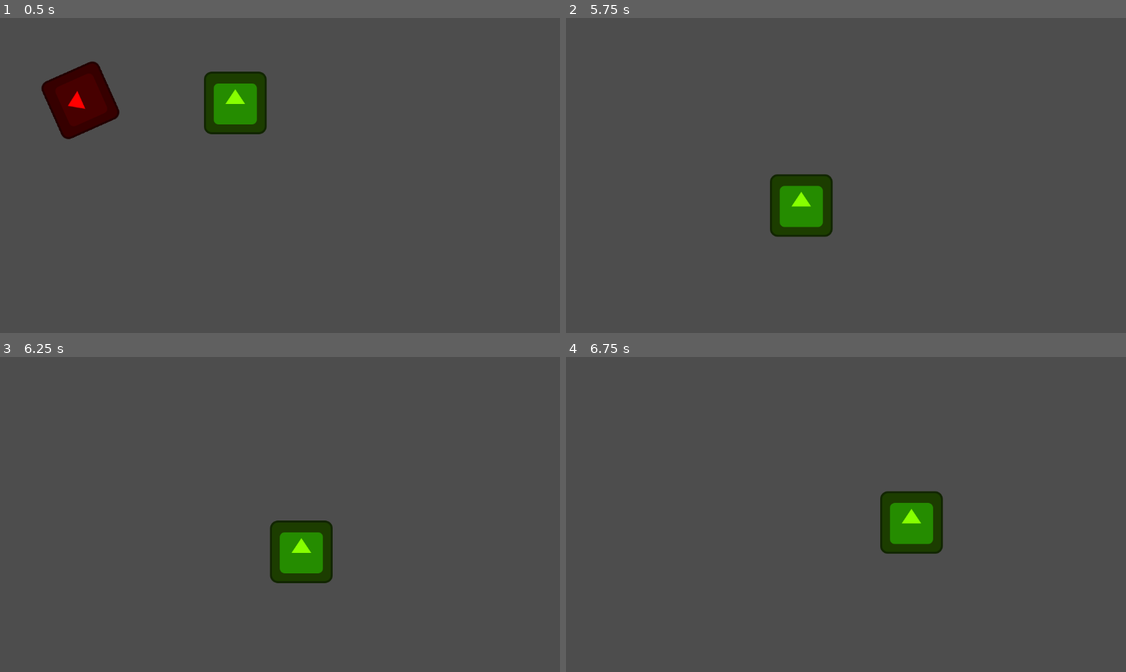
Above: before the commit, frames 1-4 (two rows, left to right).
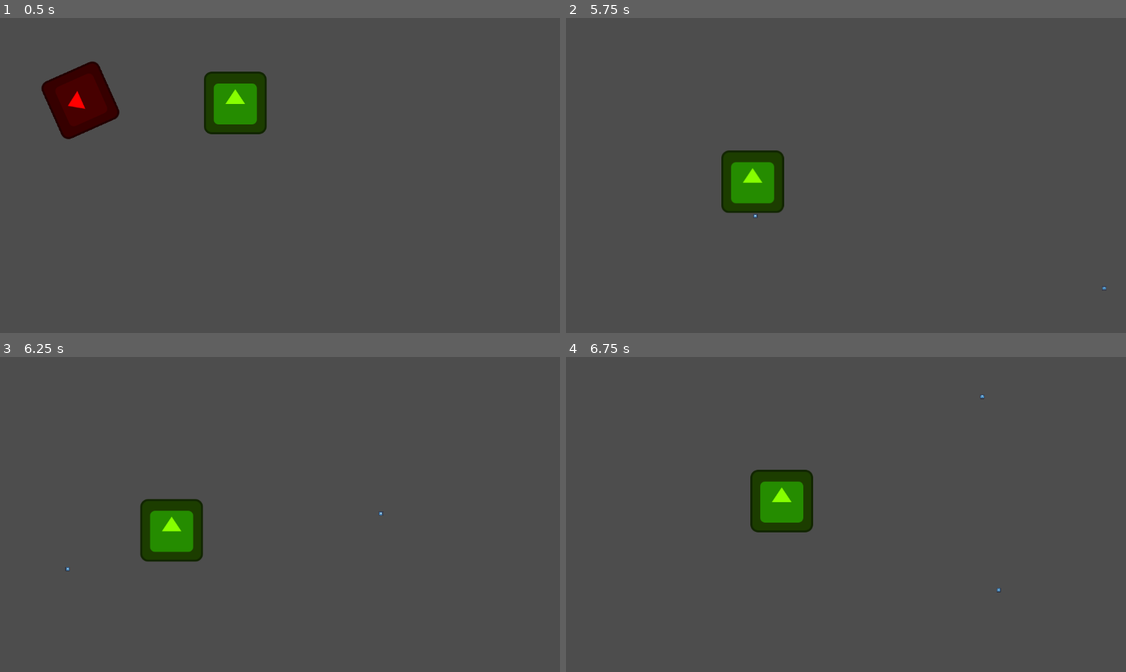
Above: after the commit, the same moments.

Repository: pingram-3/citrus-hack-2025
Game: Godot game, scene res://node_2d.tscn
Two runs of this game, one before a commit and one after it. Both use one fixed random seed, a clock stepped at 60 frames per second and the inputs below. The engine's default icon, where the game draws it, is replaced by a stand-in: a white triangle on a blue panel in a dark square.
Inputs (mouse positions are in pixels of both pictures, inside the frame that each line leads up to):
- Up to frame 1 (0.5 s): no input
- Up to frame 2 (5.75 s): move the mouse to (969, 159) at 0.52 s; hold D (right) 0.53-1.28 s; click (969, 159) at 0.6 s; move the mouse to (728, 191) at 1.27 s; hold S (down) 1.28-2.03 s; click (728, 191) at 1.35 s; move the mouse to (902, 106) at 2.02 s; hold D (right) 2.03-2.78 s; click (902, 106) at 2.1 s; move the mouse to (818, 238) at 2.77 s; hold W (up) 2.78-3.53 s; click (818, 238) at 2.85 s; move the mouse to (1014, 222) at 3.52 s; hold A (left) 3.53-5.03 s; click (1014, 222) at 3.6 s; move the mouse to (672, 128) at 4.27 s; click (672, 128) at 4.35 s; move the mouse to (874, 175) at 5.02 s; hold S (down) from 5.03 s (still down); click (874, 175) at 5.1 s
- Up to frame 3 (6.25 s): move the mouse to (196, 435) at 5.77 s; release S (down) at 5.78 s; hold D (right) from 5.78 s (still down); click (196, 435) at 5.85 s
- Up to frame 4 (6.75 s): move the mouse to (969, 498) at 6.52 s; release D (right) at 6.53 s; hold W (up) from 6.53 s (still down); click (969, 498) at 6.6 s

Frame 1 is identical in both runs. In frame 2, 4.0% of the frame differs, in the area x 27-97%, y 42-87%; in frame 3, 4.4%; in frame 4, 4.4%, in the area x 32-78%, y 12-75%.

Commit message:
added m1 logic

Diff:
--- /dev/null
+++ b/area_2d.gd
@@ -0,0 +1,13 @@
+extends Area2D
+
+var projectile_speed = 500
+var damage = 10
+
+var direction: Vector2
+# Called when the node enters the scene tree for the first time.
+func launchProjectile(position, targetPosition):
+	global_position = position
+	direction = (targetPosition - position).normalized()
+
+func _physics_process(delta):
+	position += direction * projectile_speed * delta
--- a/character_body_2d.gd
+++ b/character_body_2d.gd
@@ -3,6 +3,11 @@
 
 var speed = 300.0
 var hearts = 3
+@export var fire_rate := 0.2
+var isShooting = false
+var targetPosition: Vector2
+var shootDirection: Vector2
+var preloadm1 = preload("res://projectile.tscn")
 
 func read_input():
 	var movement = Input.get_vector("left", "right", "up", "down")
@@ -11,3 +16,18 @@
 func _physics_process(delta):
 	read_input()
 	move_and_slide()
+	_shoot()
+
+func _shoot():
+	if Input.is_action_just_pressed("left click") and not isShooting:
+		isShooting = true
+
+		targetPosition = get_global_mouse_position()
+		shootDirection = (targetPosition - global_position).normalized()
+
+		var m1 = preloadm1.instantiate()
+		m1.launchProjectile(global_position, targetPosition)
+		get_parent().add_child(m1)
+
+		await get_tree().create_timer(fire_rate).timeout
+		isShooting = false
--- a/player.tscn
+++ b/player.tscn
@@ -3,16 +3,17 @@
 [ext_resource type="Script" uid="uid://bme0tulb8u856" path="res://character_body_2d.gd" id="1_onrkg"]
 [ext_resource type="Texture2D" uid="uid://dnkgl6x48cwn2" path="res://icon.svg" id="2_i3pqv"]
 
-[sub_resource type="RectangleShape2D" id="RectangleShape2D_hqtel"]
+[sub_resource type="RectangleShape2D" id="RectangleShape2D_onrkg"]
 size = Vector2(128, 128)
 
 [node name="Player" type="Node2D"]
 
 [node name="CharacterBody2D" type="CharacterBody2D" parent="."]
+collision_mask = 2
 script = ExtResource("1_onrkg")
 
 [node name="Sprite2D" type="Sprite2D" parent="CharacterBody2D"]
 texture = ExtResource("2_i3pqv")
 
 [node name="CollisionShape2D" type="CollisionShape2D" parent="CharacterBody2D"]
-shape = SubResource("RectangleShape2D_hqtel")
+shape = SubResource("RectangleShape2D_onrkg")
--- /dev/null
+++ b/projectile.tscn
@@ -0,0 +1,21 @@
+[gd_scene load_steps=4 format=3 uid="uid://uijps77ce7f8"]
+
+[ext_resource type="Script" uid="uid://gdro24u4cbm7" path="res://area_2d.gd" id="1_qxf0c"]
+[ext_resource type="Texture2D" uid="uid://dnkgl6x48cwn2" path="res://icon.svg" id="2_dgwo2"]
+
+[sub_resource type="CircleShape2D" id="CircleShape2D_sxmqc"]
+radius = 5.0
+
+[node name="m1" type="Area2D"]
+collision_layer = 2
+collision_mask = 4
+script = ExtResource("1_qxf0c")
+
+[node name="CharacterBody2D" type="CharacterBody2D" parent="."]
+
+[node name="CollisionShape2D" type="CollisionShape2D" parent="CharacterBody2D"]
+shape = SubResource("CircleShape2D_sxmqc")
+
+[node name="Sprite2D" type="Sprite2D" parent="CharacterBody2D"]
+scale = Vector2(0.07, 0.07)
+texture = ExtResource("2_dgwo2")
--- /dev/null
+++ b/spells.gd
@@ -0,0 +1,11 @@
+extends Node
+
+
+# Called when the node enters the scene tree for the first time.
+func _ready() -> void:
+	pass # Replace with function body.
+
+
+# Called every frame. 'delta' is the elapsed time since the previous frame.
+func _process(delta: float) -> void:
+	pass
Not shown, added: area_2d.gd.uid
Not shown, added: spells.gd.uid
